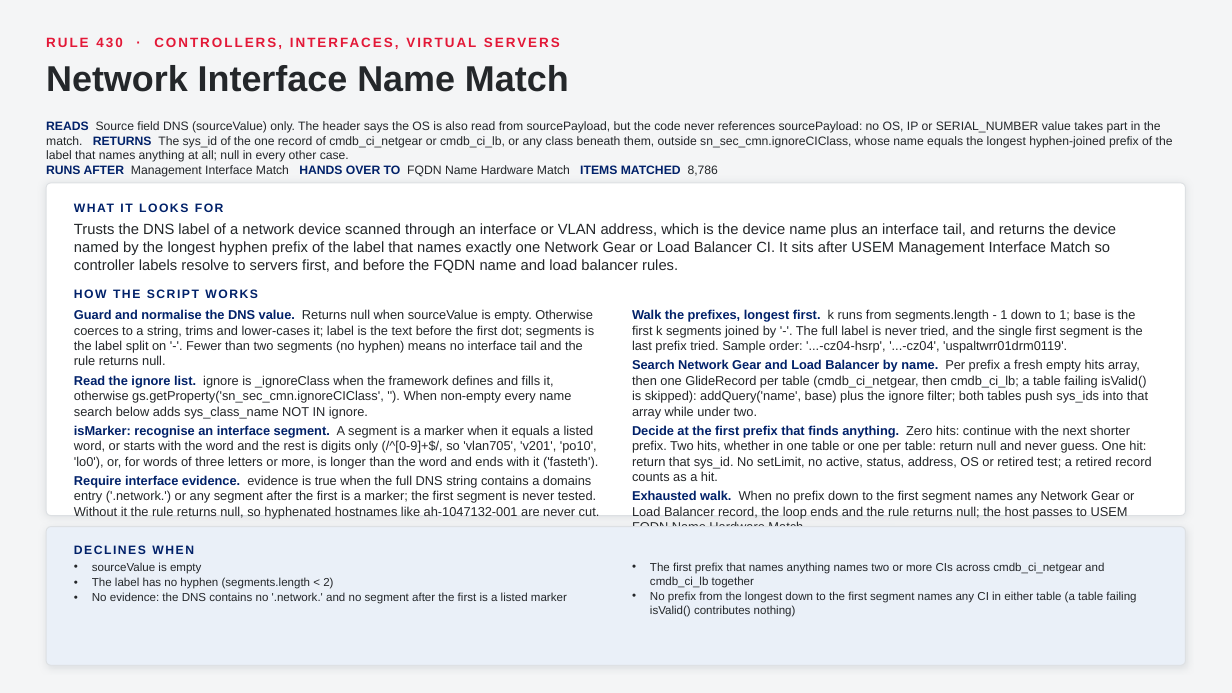
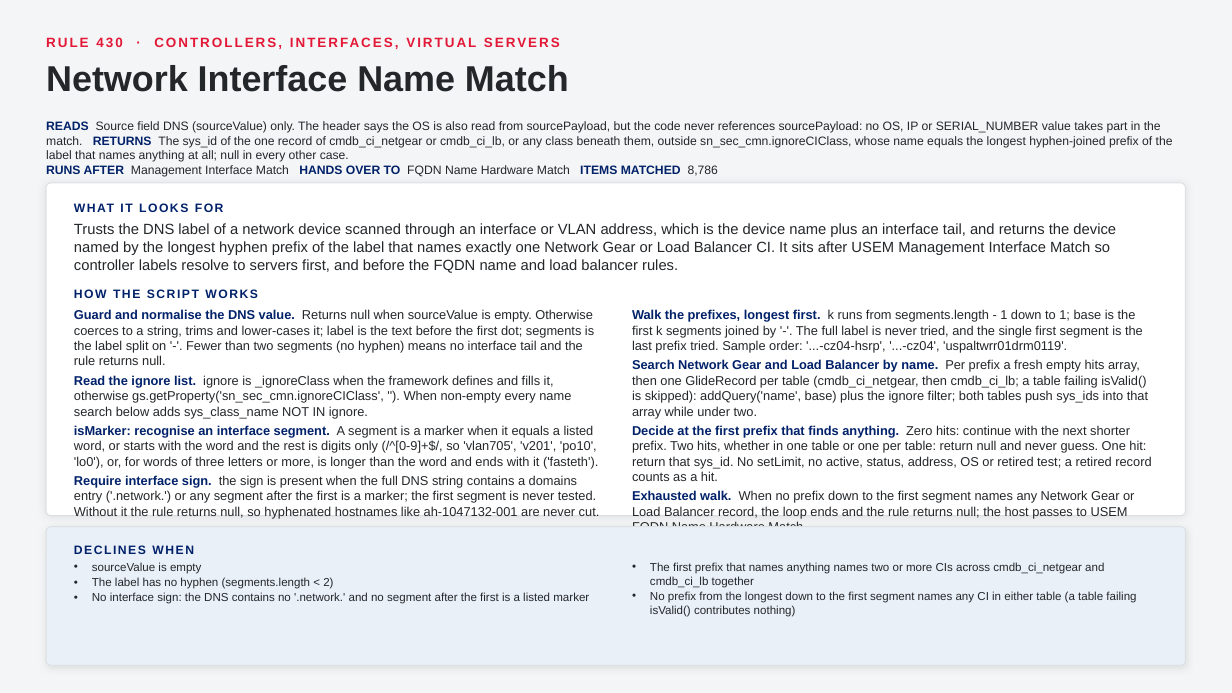
Before and after one commit to singhmihir/py, a slide deck: slide 53 of stories/qualys-ci-lookup-rules/Qualys CI Lookup Rules - CMDB Team Demo.pptx. Drawn at 1232x693 pixels with LibreOffice and Linux fonts; fonts in the diff are those of the drawing. Boxes give left, top, right and bottom in pixels: in the first picture for what was removed or moved away, otherwise in the second. Text is boxed around its words. In the diff, an @@ line names an element or a change of style, - is before the commit and + after.

```diff
--- a/stories/qualys-ci-lookup-rules/Qualys CI Lookup Rules - CMDB Team Demo.pptx
+++ b/stories/qualys-ci-lookup-rules/Qualys CI Lookup Rules - CMDB Team Demo.pptx
@@ text at box(74, 475, 600, 519): text changed @@
-• Require interface evidence. evidence is true when the full DNS string contains a domains entry ('.network.') or any segment after the first is a marker; the first segment is never tested. Without it the rule returns null, so hyphenated hostnames like ah-1047132-001 are never cut.
+• Require interface sign. the sign is present when the full DNS string contains a domains entry ('.network.') or any segment after the first is a marker; the first segment is never tested. Without it the rule returns null, so hyphenated hostnames like ah-1047132-001 are never cut.
@@ text at box(92, 592, 589, 604): text changed @@
-• No evidence: the DNS contains no '.network.' and no segment after the first is a listed marker
+• No interface sign: the DNS contains no '.network.' and no segment after the first is a listed marker
```
Also in this commit, not shown: 13 other slides changed, 2 slides added, 5 other files.
